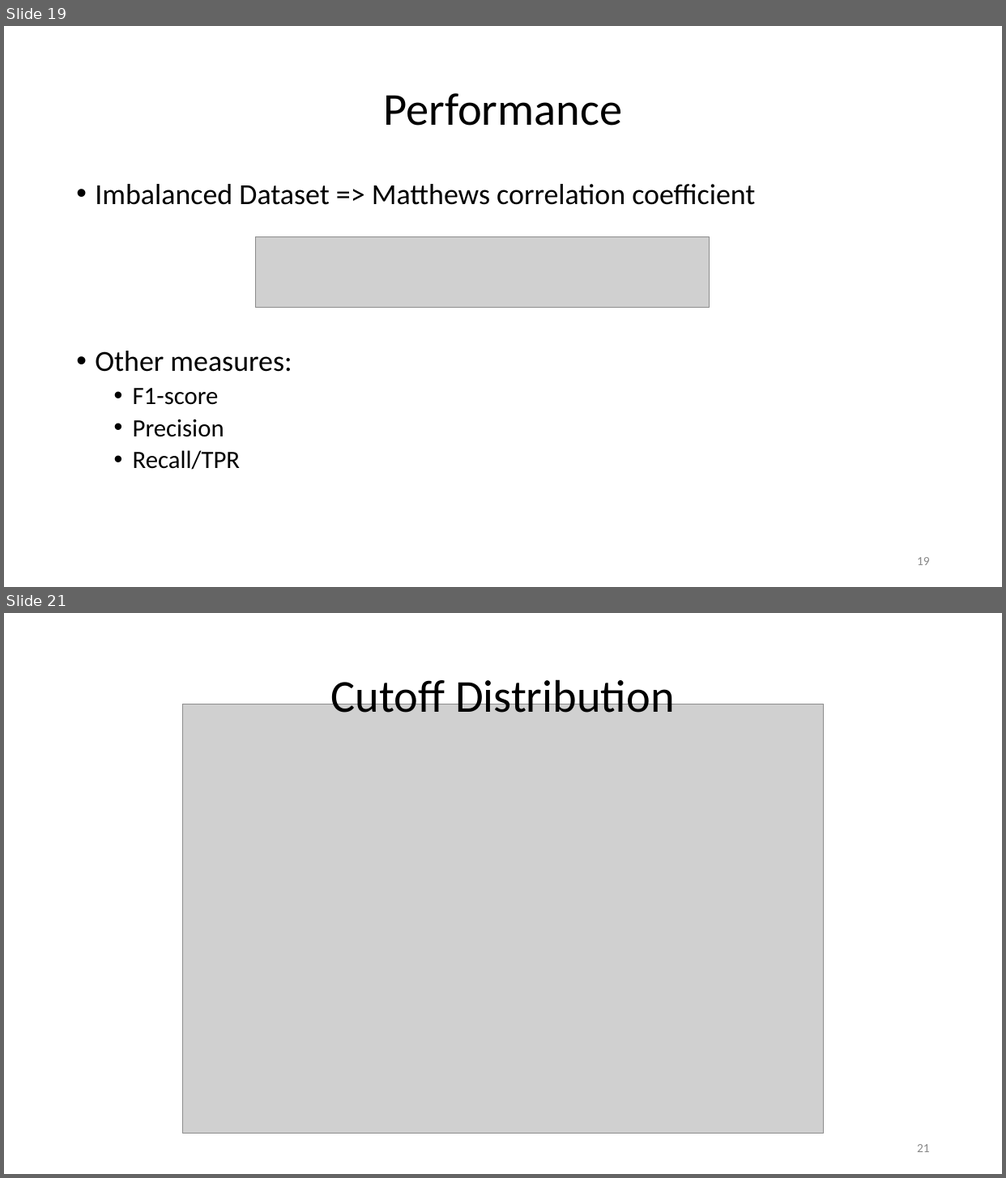
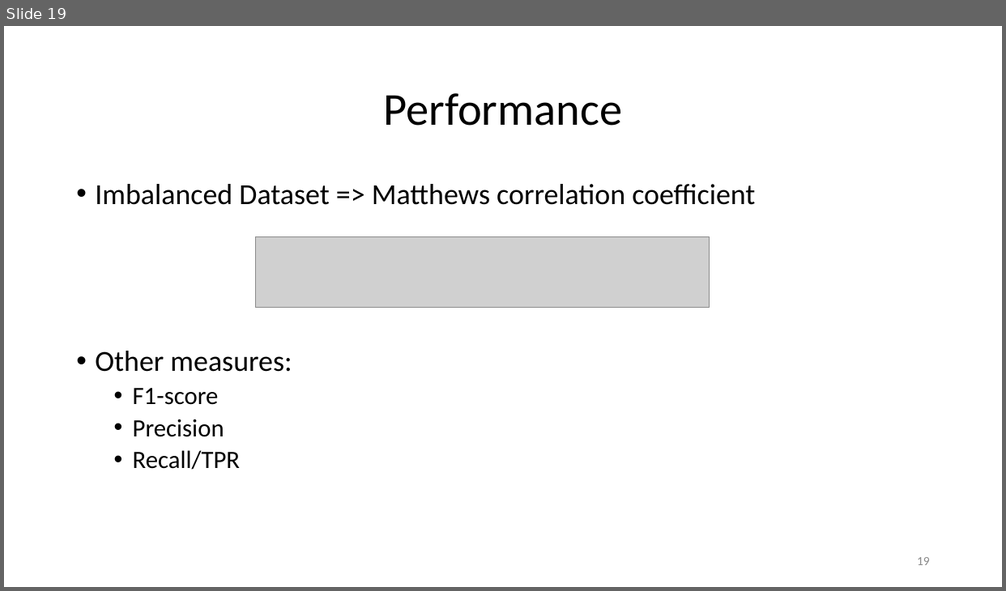
Before and after one commit to paulhager/ProteinPrediction1, a slide deck: BLOSUMscoresComparedToSingleSNAPscores.pptx. Shown one above the other, each under a label of ours: slides 19 and 21 before the commit, slide 19 after it; the slides between them are not shown. The pictures are 1006x1178 and 1006x591 pixels, drawn with LibreOffice and Linux fonts; fonts in the diff are those of the drawing; grey boxes stand for pictures; background and template pictures are left out. Boxes give left, top, right and bottom in pixels: in the first picture for what was removed or moved away, otherwise in the second. Text is boxed around its words. In the diff, an @@ line names an element or a change of style, - is before the commit and + after.

Commit message:
Update

```diff
--- a/BLOSUMscoresComparedToSingleSNAPscores.pptx
+++ b/BLOSUMscoresComparedToSingleSNAPscores.pptx
@@ slide 21 removed at bbox=[4, 613, 1002, 1174], background #FFFFFF @@
@@ title removed at bbox=[331, 673, 675, 713] @@
-Cutoff Distribution
@@ picture removed at bbox=[182, 705, 824, 1133] @@
@@ page number removed at bbox=[917, 1144, 930, 1152] @@
-21
```
Also in this commit, not shown: 1 slide changed.
